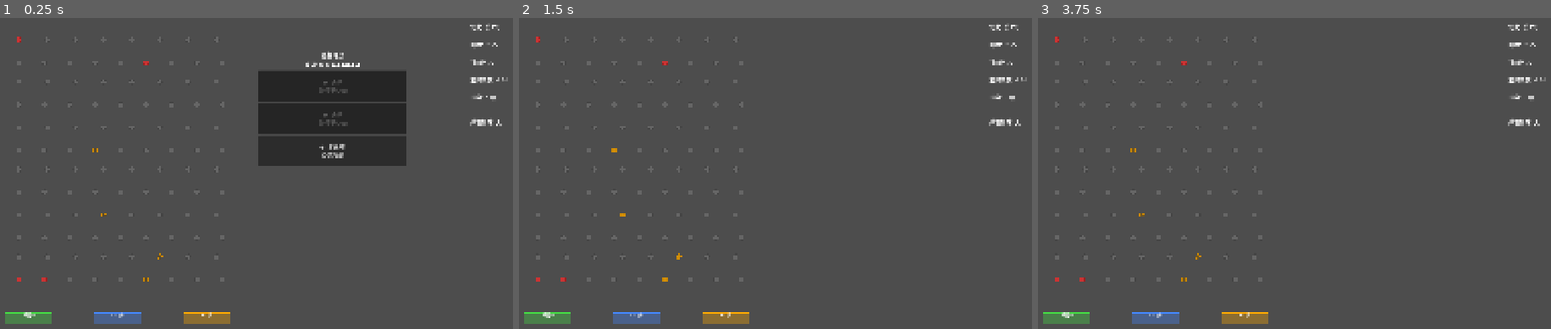
Above: before the commit, frames 1-3 (left to right).
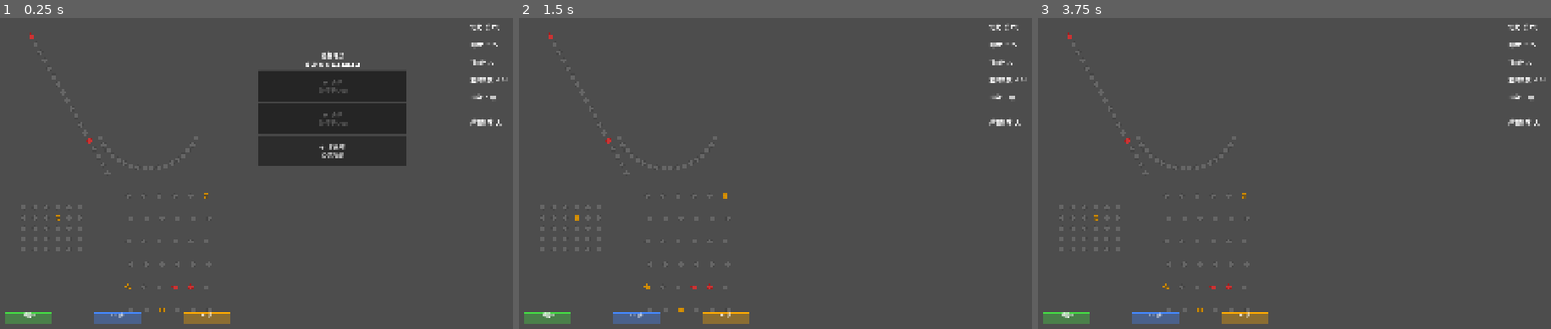
Above: after the commit, the same moments.

Repository: ever4Kenny/orb-foundry
Game: Godot game, scene res://scenes/main.tscn
The game is run twice, just before and just after one commit, with the same random seed, the same clock (stepped at 60 frames per second) and the same inputs.
Inputs (mouse positions are in pixels of both pictures, inside the frame that each line leads up to):
- Up to frame 1 (0.25 s): no input
- Up to frame 2 (1.5 s): click "● 铁球 重·穿透peg" at 0.5 s; tap Enter at 1.25 s; move the mouse to (955, 164) at 1.27 s; click (955, 164) at 1.42 s
- Up to frame 3 (3.75 s): tap Space at 2, 3.5 s; drag from (1191, 204) to (1058, 39) at 2.02 s; tap Enter at 2.75 s; move the mouse to (1391, 101) at 2.77 s; click (1391, 101) at 2.92 s; drag from (1289, 260) to (1084, 39) at 3.52 s

The runs differ from the first frame. In frame 1, 2.1% of the frame differs, in the area x 3-97%, y 4-95%; in frame 2, 2.1%; in frame 3, 2.1%.

Commit message:
feat: peg形状布局(斜线/弧线/板块/交错) + 分数350/550/800

Diff:
--- a/resources/board_layouts/default.json
+++ b/resources/board_layouts/default.json
@@ -4,6 +4,36 @@
   "peg_radius": 7,
   "peg_rows": [0.12, 0.18, 0.23, 0.29, 0.35, 0.41, 0.46, 0.52, 0.58, 0.64, 0.69, 0.75],
   "peg_cols": [8, 9, 8, 9, 8, 9, 8, 9, 8, 9, 8, 9],
+  "patterns": [
+    {
+      "type": "line",
+      "count": 18,
+      "start": [0.16, 0.11],
+      "end": [0.46, 0.47]
+    },
+    {
+      "type": "arc",
+      "count": 18,
+      "center": [0.62, 0.32],
+      "radius": 150,
+      "start_degrees": 25,
+      "end_degrees": 155
+    },
+    {
+      "type": "block",
+      "rows": 5,
+      "cols": 6,
+      "start": [0.13, 0.56],
+      "spacing": [32, 30]
+    },
+    {
+      "type": "stagger",
+      "rows": [0.53, 0.59, 0.65, 0.71, 0.77, 0.83],
+      "cols": [6, 6, 6, 6, 6, 6],
+      "x_min_ratio": 0.48,
+      "x_max_ratio": 0.91
+    }
+  ],
   "peg_types": {
     "normal": {
       "color": "#666666",
--- a/resources/round_config.json
+++ b/resources/round_config.json
@@ -3,7 +3,7 @@
     {
       "id": 1,
       "name": "第1轮",
-      "target_score": 250,
+      "target_score": 350,
       "ball_count": 4,
       "bonus_peg_count": 4,
       "danger_peg_count": 4
@@ -11,7 +11,7 @@
     {
       "id": 2,
       "name": "第2轮",
-      "target_score": 400,
+      "target_score": 550,
       "ball_count": 5,
       "bonus_peg_count": 4,
       "danger_peg_count": 5
@@ -19,7 +19,7 @@
     {
       "id": 3,
       "name": "第3轮",
-      "target_score": 560,
+      "target_score": 800,
       "ball_count": 6,
       "bonus_peg_count": 4,
       "danger_peg_count": 6
--- a/scripts/board.gd
+++ b/scripts/board.gd
@@ -36,18 +36,12 @@
 	return {}
 
 func generate_pegs() -> void:
-	var board_width: float = layout.get("board_width", 720.0)
-	var board_height: float = layout.get("board_height", 1080.0)
 	var peg_radius: float = layout.get("peg_radius", 12.0)
-	var row_ratios: Array = layout.get("peg_rows", [])
-	var row_cols: Array = layout.get("peg_cols", [])
+	var peg_positions := _get_peg_positions()
 	var round_data := RoundManager.get_round_data()
 	var bonus_left: int = round_data.get("bonus_peg_count", 0)
 	var danger_left: int = round_data.get("danger_peg_count", 0)
-	var total_pegs := 0
-
-	for count in row_cols:
-		total_pegs += int(count)
+	var total_pegs := peg_positions.size()
 
 	var special_indices: Array[int] = []
 	for i in range(total_pegs):
@@ -58,6 +52,47 @@
 	var danger_start: int = bonus_indices.size()
 	var danger_indices := special_indices.slice(danger_start, min(danger_start + danger_left, special_indices.size()))
 	var peg_index := 0
+
+	for position in peg_positions:
+		var peg := StaticBody2D.new()
+		peg.name = "Peg"
+		peg.set_script(PEG_SCRIPT)
+		peg.position = position
+		var peg_type := _pick_peg_type(peg_index, bonus_indices, danger_indices)
+		peg.set("peg_radius", peg_radius)
+		peg.set("peg_type", peg_type)
+		peg.set("peg_tags", _get_peg_tags(peg_type))
+		peg.add_to_group("pegs")
+		add_child(peg)
+		peg_nodes.append(peg)
+		peg_index += 1
+
+func _get_peg_positions() -> Array[Vector2]:
+	var patterns: Array = layout.get("patterns", [])
+	if patterns.is_empty():
+		return _get_grid_peg_positions()
+
+	var positions: Array[Vector2] = []
+	for pattern in patterns:
+		if not pattern is Dictionary:
+			continue
+		match str(pattern.get("type", "")):
+			"line":
+				positions.append_array(_get_line_positions(pattern))
+			"arc":
+				positions.append_array(_get_arc_positions(pattern))
+			"block":
+				positions.append_array(_get_block_positions(pattern))
+			"stagger":
+				positions.append_array(_get_stagger_positions(pattern))
+	return positions
+
+func _get_grid_peg_positions() -> Array[Vector2]:
+	var board_width: float = layout.get("board_width", 720.0)
+	var board_height: float = layout.get("board_height", 1080.0)
+	var row_ratios: Array = layout.get("peg_rows", [])
+	var row_cols: Array = layout.get("peg_cols", [])
+	var positions: Array[Vector2] = []
 
 	for row in range(min(row_ratios.size(), row_cols.size())):
 		var count := int(row_cols[row])
@@ -68,18 +103,83 @@
 			stagger = spacing * 0.12
 
 		for col in range(count):
-			var peg := StaticBody2D.new()
-			peg.name = "Peg"
-			peg.set_script(PEG_SCRIPT)
-			peg.position = Vector2(spacing * float(col + 1) + stagger, y)
-			var peg_type := _pick_peg_type(peg_index, bonus_indices, danger_indices)
-			peg.set("peg_radius", peg_radius)
-			peg.set("peg_type", peg_type)
-			peg.set("peg_tags", _get_peg_tags(peg_type))
-			peg.add_to_group("pegs")
-			add_child(peg)
-			peg_nodes.append(peg)
-			peg_index += 1
+			positions.append(Vector2(spacing * float(col + 1) + stagger, y))
+	return positions
+
+func _get_line_positions(pattern: Dictionary) -> Array[Vector2]:
+	var count := int(pattern.get("count", 0))
+	var start := _pattern_point(pattern.get("start", [0.0, 0.0]))
+	var end := _pattern_point(pattern.get("end", [0.0, 0.0]))
+	var positions: Array[Vector2] = []
+
+	if count <= 1:
+		if count == 1:
+			positions.append(start)
+		return positions
+
+	for i in range(count):
+		positions.append(start.lerp(end, float(i) / float(count - 1)))
+	return positions
+
+func _get_arc_positions(pattern: Dictionary) -> Array[Vector2]:
+	var count := int(pattern.get("count", 0))
+	var center := _pattern_point(pattern.get("center", [0.5, 0.5]))
+	var radius := float(pattern.get("radius", 100.0))
+	var start_degrees := float(pattern.get("start_degrees", 0.0))
+	var end_degrees := float(pattern.get("end_degrees", 180.0))
+	var positions: Array[Vector2] = []
+
+	if count <= 1:
+		if count == 1:
+			positions.append(center + Vector2.RIGHT * radius)
+		return positions
+
+	for i in range(count):
+		var t := float(i) / float(count - 1)
+		var radians := deg_to_rad(lerpf(start_degrees, end_degrees, t))
+		positions.append(center + Vector2(cos(radians), sin(radians)) * radius)
+	return positions
+
+func _get_block_positions(pattern: Dictionary) -> Array[Vector2]:
+	var rows := int(pattern.get("rows", 0))
+	var cols := int(pattern.get("cols", 0))
+	var start := _pattern_point(pattern.get("start", [0.0, 0.0]))
+	var spacing_data: Array = pattern.get("spacing", [32.0, 32.0])
+	var spacing := Vector2(float(spacing_data[0]), float(spacing_data[1]))
+	var positions: Array[Vector2] = []
+
+	for row in range(rows):
+		for col in range(cols):
+			positions.append(start + Vector2(spacing.x * float(col), spacing.y * float(row)))
+	return positions
+
+func _get_stagger_positions(pattern: Dictionary) -> Array[Vector2]:
+	var board_width: float = layout.get("board_width", 720.0)
+	var board_height: float = layout.get("board_height", 1080.0)
+	var row_ratios: Array = pattern.get("rows", [])
+	var row_cols: Array = pattern.get("cols", [])
+	var x_min := board_width * float(pattern.get("x_min_ratio", 0.0))
+	var x_max := board_width * float(pattern.get("x_max_ratio", 1.0))
+	var positions: Array[Vector2] = []
+
+	for row in range(min(row_ratios.size(), row_cols.size())):
+		var count := int(row_cols[row])
+		var y := board_height * float(row_ratios[row])
+		var spacing := (x_max - x_min) / float(count + 1)
+		var stagger := 0.0
+		if row % 2 == 1:
+			stagger = spacing * 0.18
+
+		for col in range(count):
+			positions.append(Vector2(x_min + spacing * float(col + 1) + stagger, y))
+	return positions
+
+func _pattern_point(point_data: Variant) -> Vector2:
+	var board_width: float = layout.get("board_width", 720.0)
+	var board_height: float = layout.get("board_height", 1080.0)
+	if not point_data is Array or point_data.size() < 2:
+		return Vector2.ZERO
+	return Vector2(board_width * float(point_data[0]), board_height * float(point_data[1]))
 
 func _create_peg(position: Vector2, peg_type: String) -> Node:
 	var peg := StaticBody2D.new()
